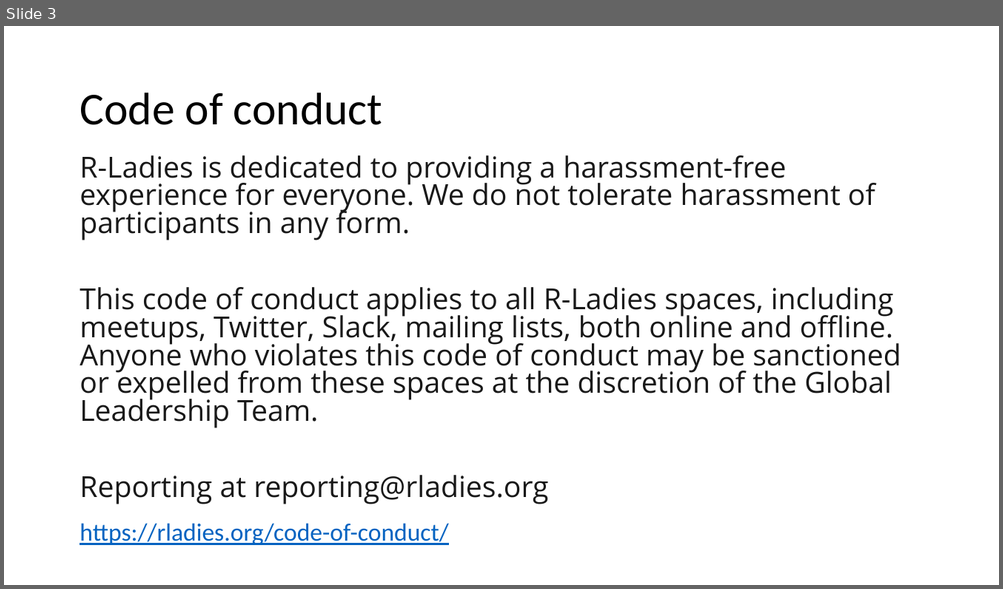
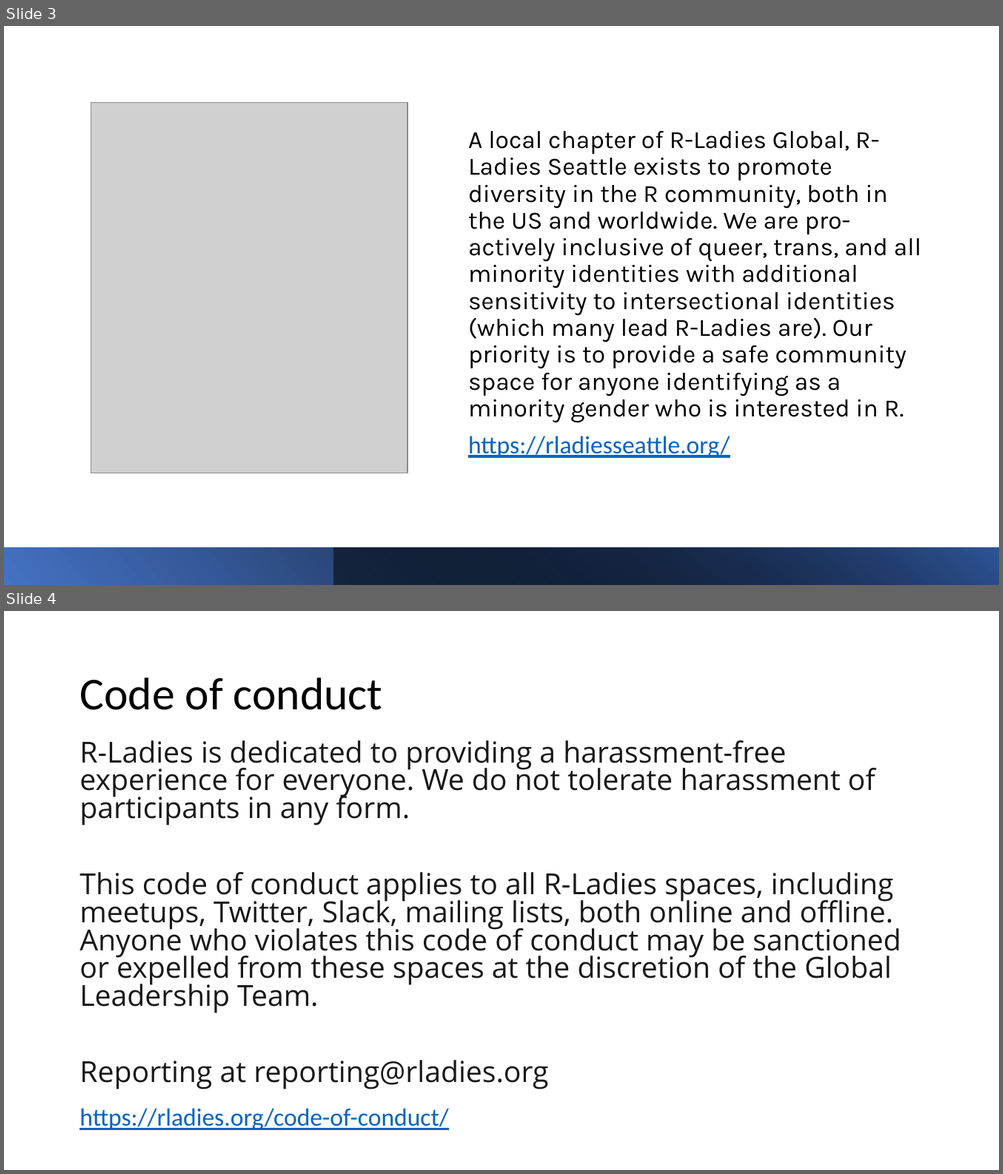
Before and after one commit to BIGslu/workshops, a slide deck: introR.workshop/welcome.pptx. Shown one above the other, each under a label of ours: slide 3 before the commit, slides 3 and 4 after it. The pictures are 1003x589 and 1003x1174 pixels, drawn with LibreOffice and Linux fonts; fonts in the diff are those of the drawing; grey boxes stand for pictures. Boxes give left, top, right and bottom in pixels: in the first picture for what was removed or moved away, otherwise in the second. Text is boxed around its words. In the diff, an @@ line names an element or a change of style, - is before the commit and + after.

```diff
--- a/introR.workshop/welcome.pptx
+++ b/introR.workshop/welcome.pptx
@@ slide 3 added at (4,26,999,585), background #FFFFFF @@
@@ picture added at (91,103,407,474) @@
@@ text added at (468,131,921,458), 24 pt, text #000000 @@
+A local chapter of R-Ladies Global, R-Ladies Seattle exists to promote diversity in the R community, both in the US and worldwide. We are pro-actively inclusive of queer, trans, and all minority identities with additional sensitivity to intersectional identities (which many lead R-Ladies are). Our priority is to provide a safe community space for anyone identifying as a minority gender who is interested in R.
+https://rladiesseattle.org/
@@ rectangle added at (4,548,999,585), fill gradient #4472C4 to #000000 @@
@@ rectangle added at (334,548,999,585), fill gradient #000000 to #2F5597 @@
@@ what was slide 3 is now slide 4 @@
```
Also in this commit, not shown: 3 slides changed.
